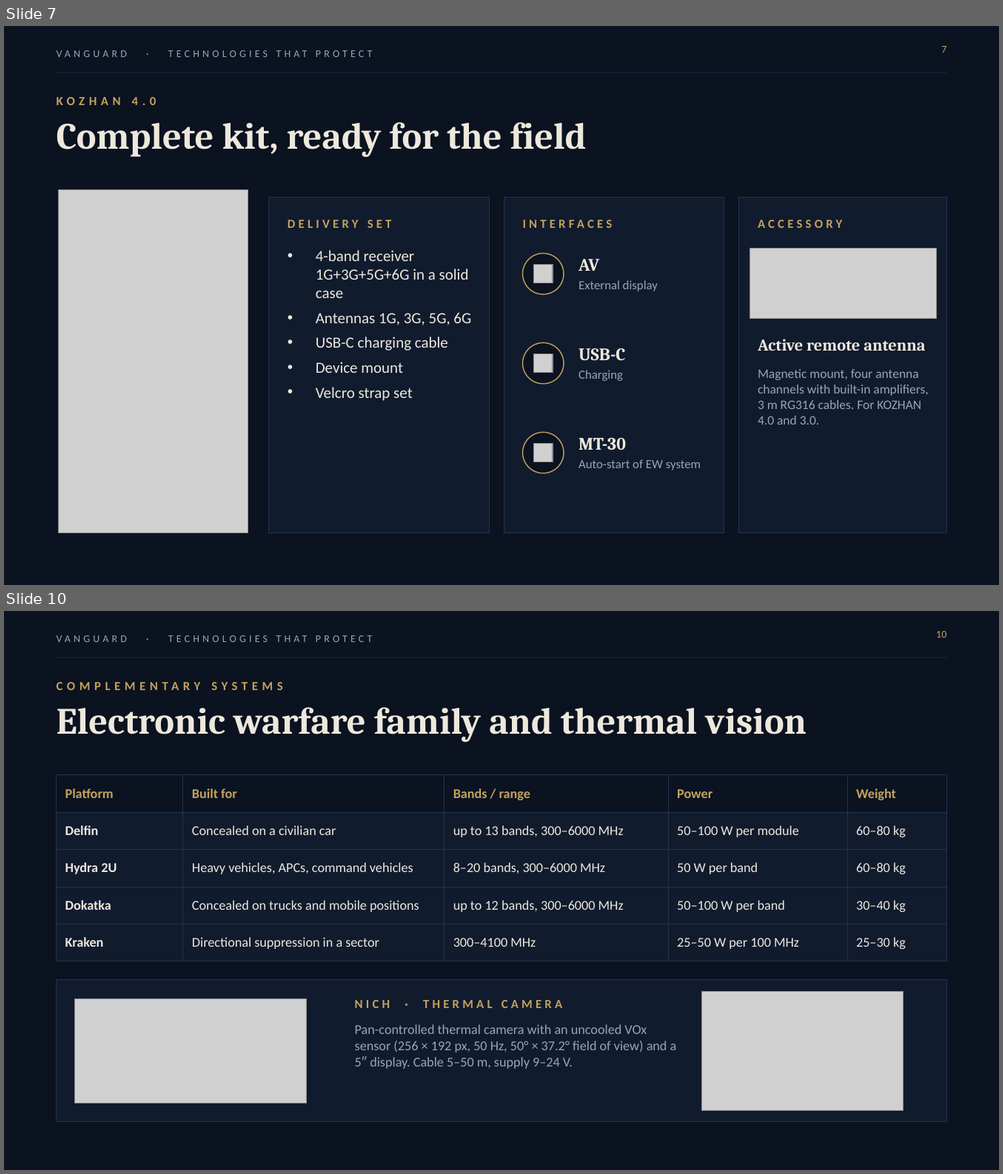
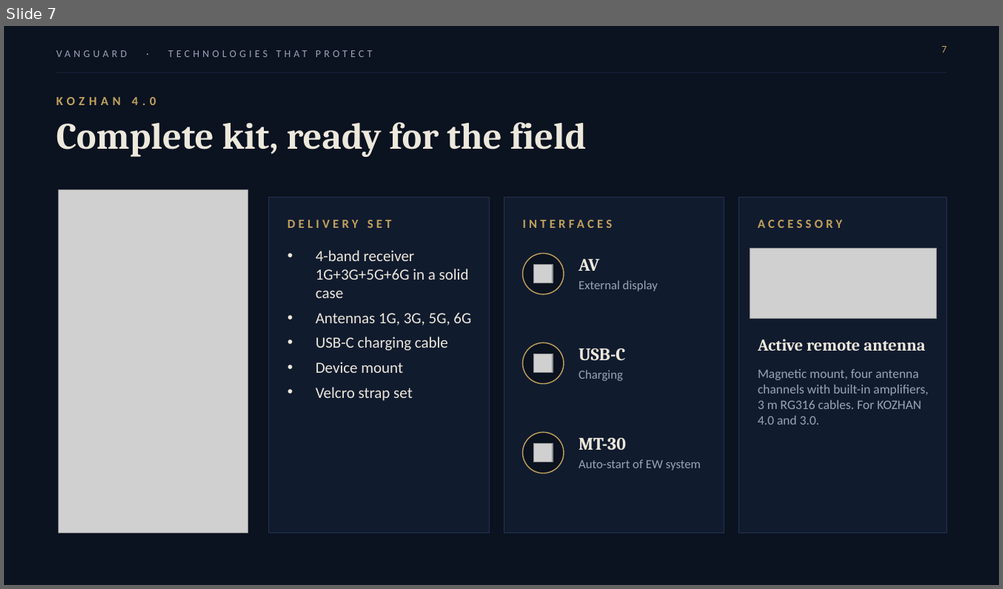
Before and after one commit to Orangepranik/presentation-vanguard, a slide deck: Vanguard_Investor_Presentation_Norway.pptx. Shown one above the other, each under a label of ours: slides 7 and 10 before the commit, slide 7 after it; the slides between them are not shown. The pictures are 1003x1174 and 1003x589 pixels, drawn with LibreOffice and Linux fonts; fonts in the diff are those of the drawing; grey boxes stand for pictures; background and template pictures are left out. Boxes give left, top, right and bottom in pixels: in the first picture for what was removed or moved away, otherwise in the second. Text is boxed around its words. In the diff, an @@ line names an element or a change of style, - is before the commit and + after.

```diff
--- a/Vanguard_Investor_Presentation_Norway.pptx
+++ b/Vanguard_Investor_Presentation_Norway.pptx
@@ slide 10 removed at (4, 611, 999, 1170), background #0B1220; not listed: 2 template elements that a slide beside it also shows @@
@@ page number removed at (936, 631, 946, 638) @@
-10
@@ text removed at (57, 675, 728, 697) @@
-COMPLEMENTARY SYSTEMS
@@ text removed at (57, 707, 806, 742) @@
-Electronic warfare family and thermal vision
@@ table removed at (57, 775, 946, 952), 5 rows, 5 columns @@
-Platform | Built for | Bands / range | Power | Weight
-Delfin | Concealed on a civilian car | up to 13 bands, 300–6000 MHz | 50–100 W per module | 60–80 kg
-Hydra 2U | Heavy vehicles, APCs, command vehicles | 8–20 bands, 300–6000 MHz | 50 W per band | 60–80 kg
-Dokatka | Concealed on trucks and mobile positions | up to 12 bands, 300–6000 MHz | 50–100 W per band | 30–40 kg
-Kraken | Directional suppression in a sector | 300–4100 MHz | 25–50 W per 100 MHz | 25–30 kg
@@ rectangle removed at (57, 980, 946, 1122) @@
@@ picture removed at (75, 999, 306, 1103) @@
@@ text removed at (355, 1000, 562, 1008) @@
-NICH · THERMAL CAMERA
@@ picture removed at (702, 991, 902, 1111) @@
@@ text removed at (355, 1025, 677, 1069) @@
-Pan-controlled thermal camera with an uncooled VOx sensor (256 × 192 px, 50 Hz, 50° × 37.2° field of view) and a 5″ display. Cable 5–50 m, supply 9–24 V.
```
Also in this commit, not shown: 4 slides changed, 5 slides added, 4 other slides removed, 1 other file.
